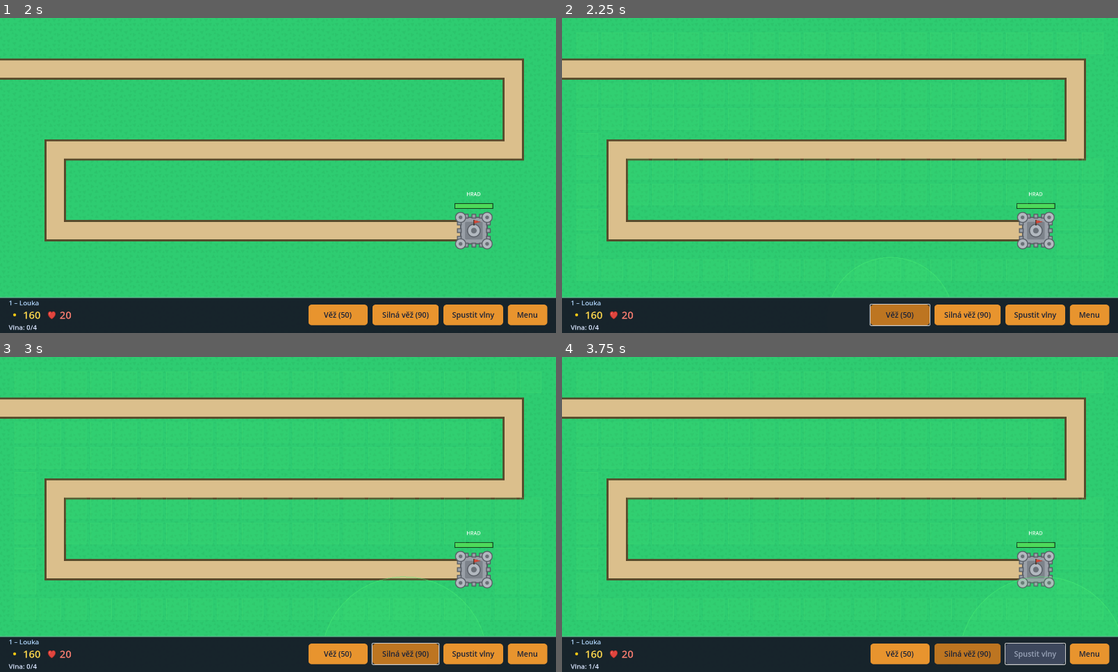
Above: before the commit, frames 1-4 (two rows, left to right).
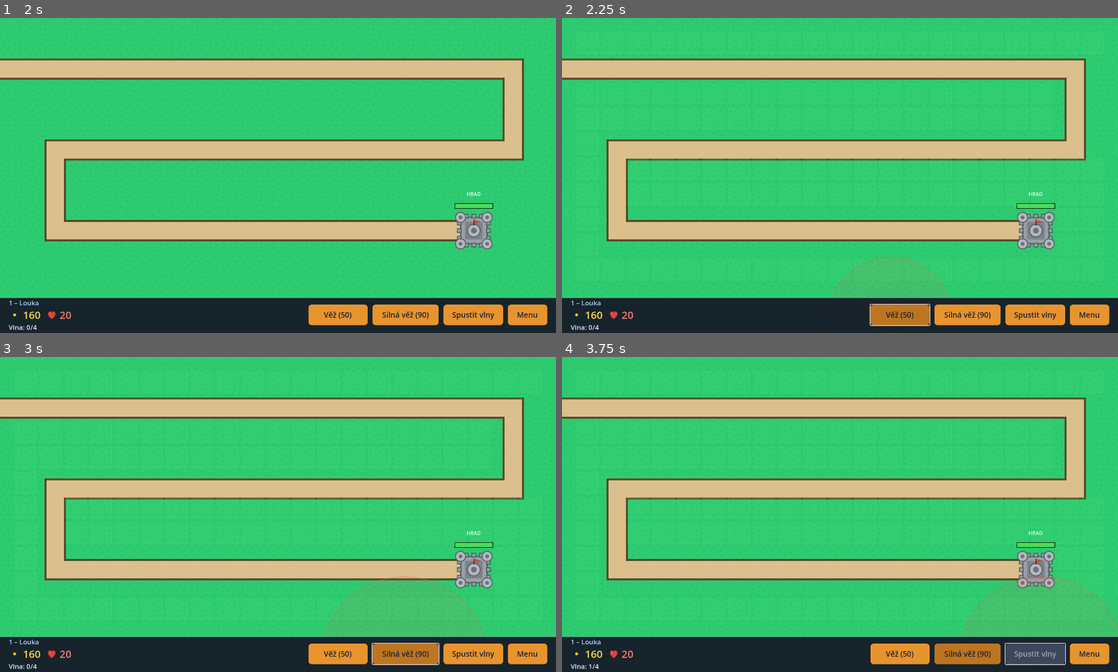
Above: after the commit, the same moments.

Repository: DavidPolastik/TowerDefense
Game: Godot game, scene res://scenes/MainMenu.tscn
The game is run twice, just before and just after one commit, with the same random seed, the same clock (stepped at 60 frames per second) and the same inputs.
Inputs:
- Up to frame 1 (2 s): click "Hrát" at 0.5 s; click "1 – Louka" at 1.25 s
- Up to frame 2 (2.25 s): click "Věž (50)" at 2 s
- Up to frame 3 (3 s): click "Silná věž (90)" at 2.75 s
- Up to frame 4 (3.75 s): click "Spustit vlny" at 3.5 s

Frame 1 is identical in both runs. In frame 2, less than 0.1% of the frame differs, in the area x 48-70%, y 75-89%; in frame 3, 0.1%, in the area x 58-88%, y 69-89%; in frame 4, 0.1%.

Commit message:
Stavba: kontrola hranic plochy (pole nahoru/okraje sedi), 3. uroven sirsi, health bar hradu dle urovne

Diff:
--- a/scripts/base.gd
+++ b/scripts/base.gd
@@ -2,10 +2,7 @@
 ## Base – hrad (základna). Zobrazuje ukazatel životů hráče.
 ## Životy drží GameManager; tady je jen vykreslujeme jako health bar.
 
-var _max_lives: int = 1
-
 func _ready() -> void:
-	_max_lives = GameManager.STARTING_LIVES
 	GameManager.lives_changed.connect(_on_lives_changed)
 	queue_redraw()
 
@@ -14,7 +11,8 @@
 
 func _draw() -> void:
 	# Ukazatel životů nad hradem (lokální souřadnice spritu, střed v 0,0).
-	var ratio: float = clampf(float(GameManager.lives) / float(_max_lives), 0.0, 1.0)
+	var max_lives: int = max(1, GameManager.start_lives)
+	var ratio: float = clampf(float(GameManager.lives) / float(max_lives), 0.0, 1.0)
 	var bar_w := 120.0
 	var bar_h := 16.0
 	var top_left := Vector2(-bar_w / 2.0, -86.0)
--- a/scripts/build_manager.gd
+++ b/scripts/build_manager.gd
@@ -75,8 +75,15 @@
 	var gy := roundf(pos.y / grid_size) * grid_size
 	return Vector2(gx, gy)
 
-## Ověří, že místo je volné: dost daleko od cesty a bez jiné věže.
+## Ověří, že místo je volné: v ploše, dost daleko od cesty a bez jiné věže.
 func _is_valid_position(pos: Vector2) -> bool:
+	# Musí být celé na ploše (nad HUD lištou, ne přes okraj).
+	var vp := get_viewport_rect().size
+	var m := grid_size * 0.5
+	if pos.x < m or pos.x > vp.x - m:
+		return false
+	if pos.y < m or pos.y > vp.y - BAR_H - m:
+		return false
 	if _path != null and _path.curve != null:
 		var local := _path.to_local(pos)
 		var closest_local := _path.curve.get_closest_point(local)
@@ -93,11 +100,10 @@
 func _recompute_cells() -> void:
 	_valid_cells.clear()
 	var vp := get_viewport_rect().size
-	var max_y := vp.y - BAR_H
-	var x := float(grid_size)
-	while x < vp.x:
-		var y := float(grid_size)
-		while y < max_y:
+	var x := 0.0
+	while x <= vp.x:
+		var y := 0.0
+		while y <= vp.y:
 			var pos := Vector2(x, y)
 			if _is_valid_position(pos):
 				_valid_cells.append(pos)
--- a/scripts/levels.gd
+++ b/scripts/levels.gd
@@ -55,9 +55,8 @@
 		"start_lives": 15,
 		"bg": "res://assets/bg_stone.png",
 		"path": PackedVector2Array([
-			Vector2(-40, 100), Vector2(1320, 100), Vector2(1320, 270),
-			Vector2(120, 270), Vector2(120, 440), Vector2(1320, 440),
-			Vector2(1320, 610), Vector2(120, 610),
+			Vector2(-40, 120), Vector2(1330, 120), Vector2(1330, 325),
+			Vector2(120, 325), Vector2(120, 530), Vector2(1210, 530),
 		]),
 		"waves": [
 			{"count": 10, "health": 40, "speed": 120.0, "reward": 8},
